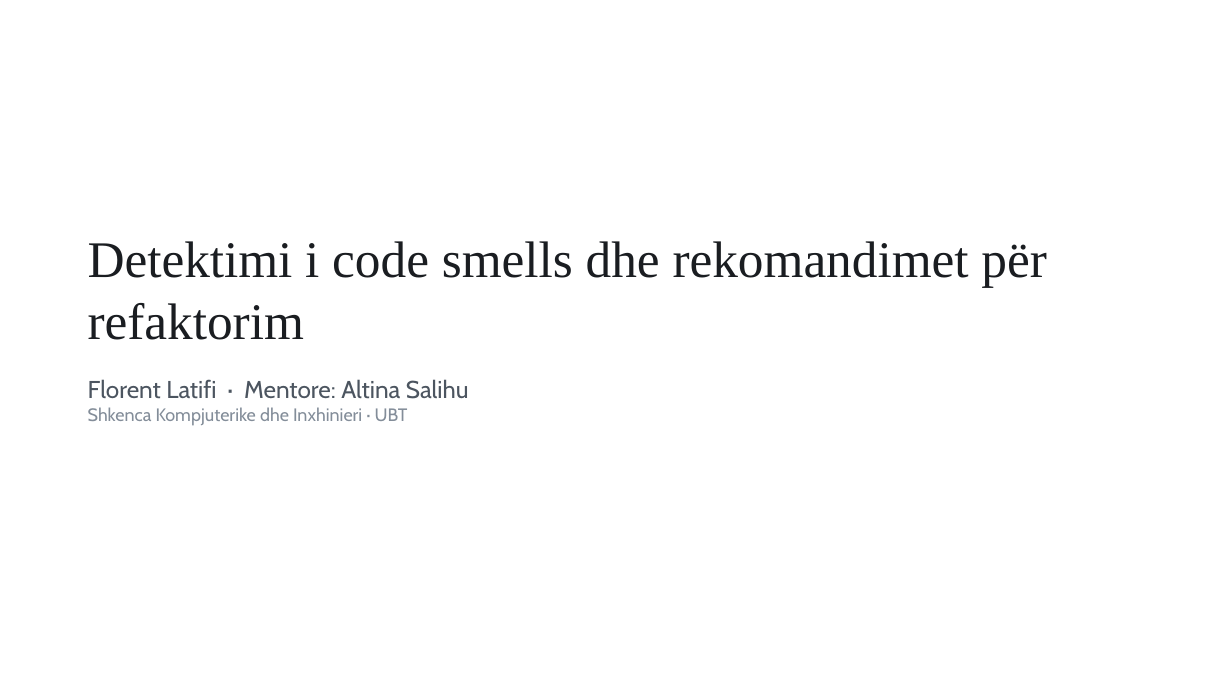
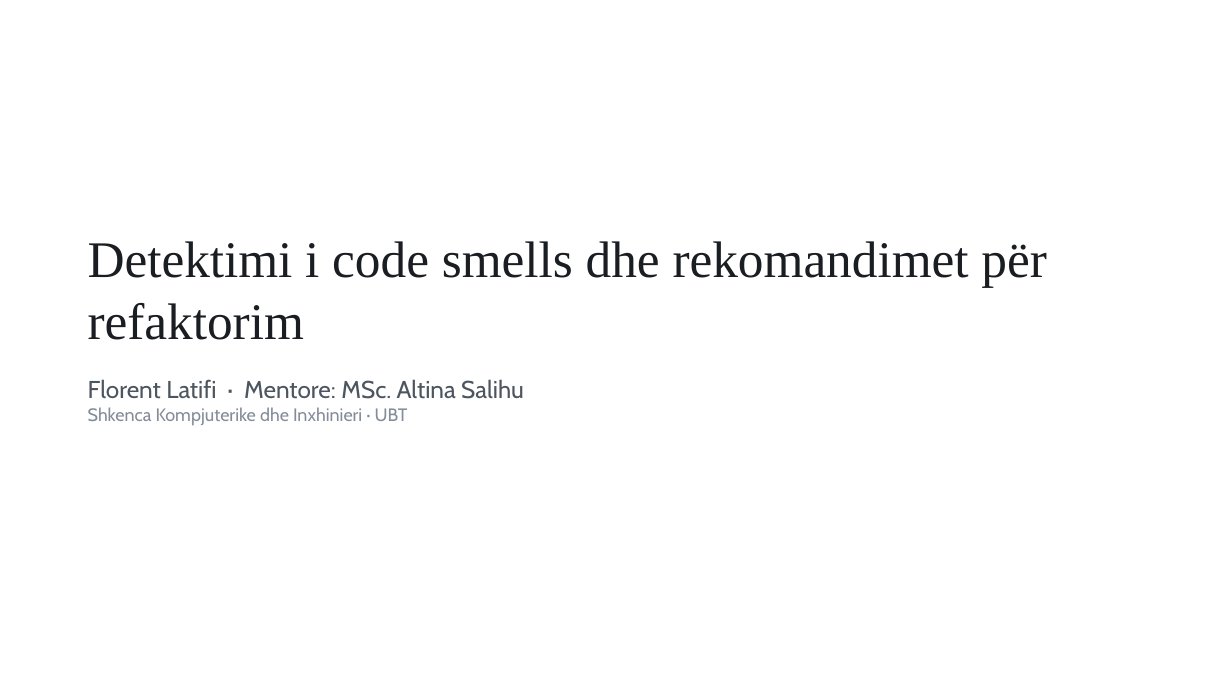
Before and after one commit to FlorentLatifi/Code-Smell-Detection-and-Refactoring-Recommendations, a slide deck: slide 1 of docs/thesis/Prezantimi_Florent_Latifi.pptx. Drawn at 1232x693 pixels with LibreOffice and Linux fonts; fonts in the diff are those of the drawing. Boxes give left, top, right and bottom in pixels: in the first picture for what was removed or moved away, otherwise in the second. Text is boxed around its words. In the diff, an @@ line names an element or a change of style, - is before the commit and + after.

Commit message:
Shkurto punimin nga perseritjet dhe vendos titullin e mentores

```diff
--- a/docs/thesis/Prezantimi_Florent_Latifi.pptx
+++ b/docs/thesis/Prezantimi_Florent_Latifi.pptx
@@ text at [88, 379, 524, 399]: text changed @@
-Florent Latifi · Mentore: Altina Salihu
+Florent Latifi · Mentore: MSc. Altina Salihu
```
Also in this commit, not shown: 5 other files.
